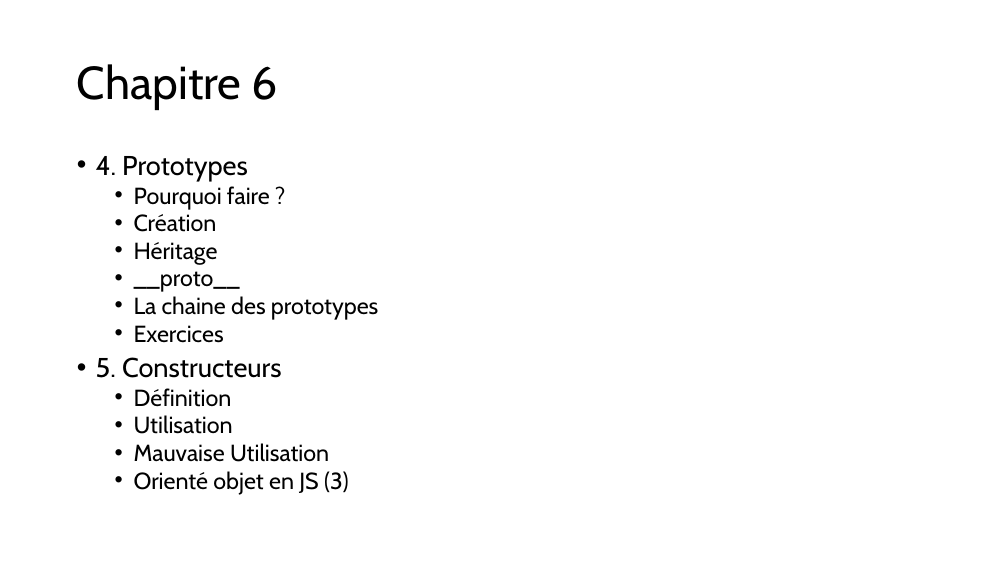
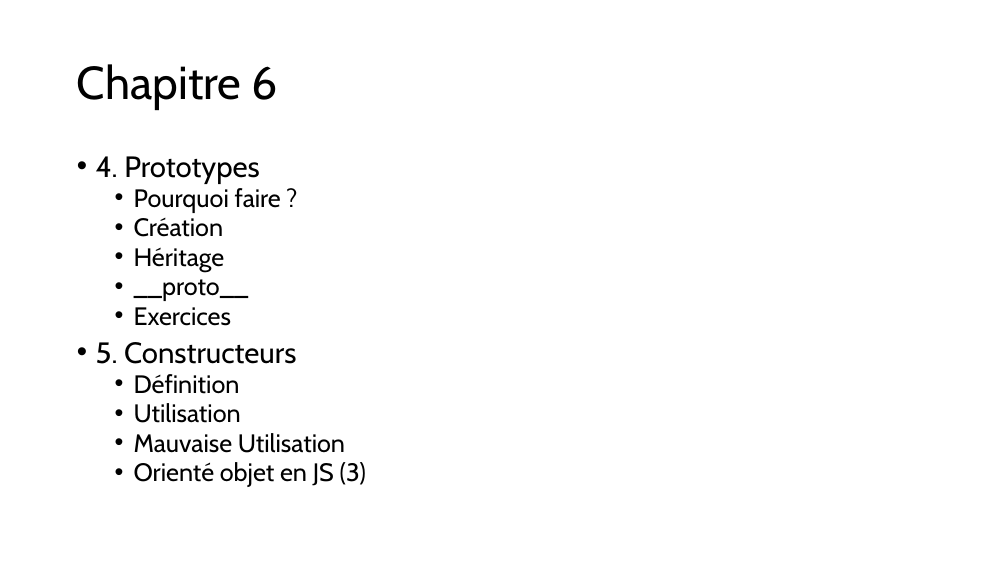
Before and after one commit to LJKhnor/chapitre-6, a slide deck: slide 5 of Chapitre 6.pptx. Drawn at 1008x567 pixels with LibreOffice and Linux fonts; fonts in the diff are those of the drawing. Boxes give left, top, right and bottom in pixels: in the first picture for what was removed or moved away, otherwise in the second. Text is boxed around its words. In the diff, an @@ line names an element or a change of style, - is before the commit and + after.

```diff
--- a/Chapitre 6.pptx
+++ b/Chapitre 6.pptx
@@ text "4. Prototypes" at [96,156,366,487]: size 25.9 to 28 pt in "4. Prototypes", "5. Constructeurs"; size 22.2 to 24 pt in "Pourquoi faire ?", "Création", "Héritage", "__proto__" and 5 more places @@
@@ text at [134,296,378,320]: paragraph removed @@
-  • La chaine des prototypes
```
Also in this commit, not shown: 20 other slides changed, 8 slides added, 1 slide removed.
